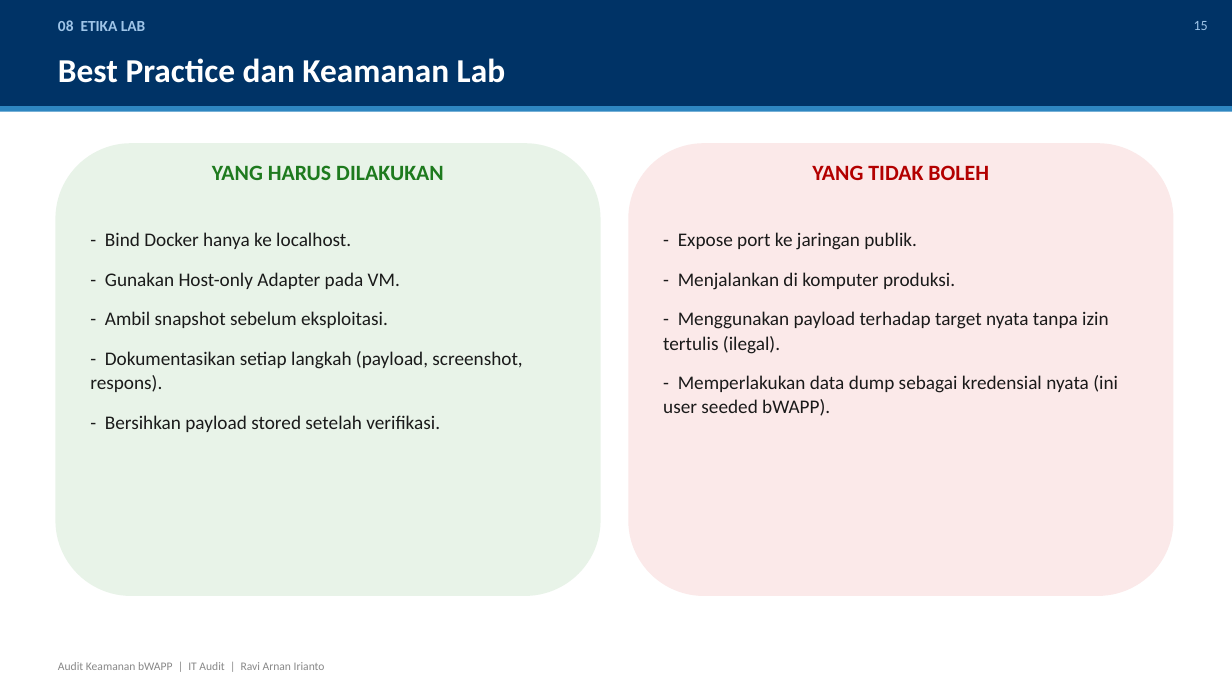
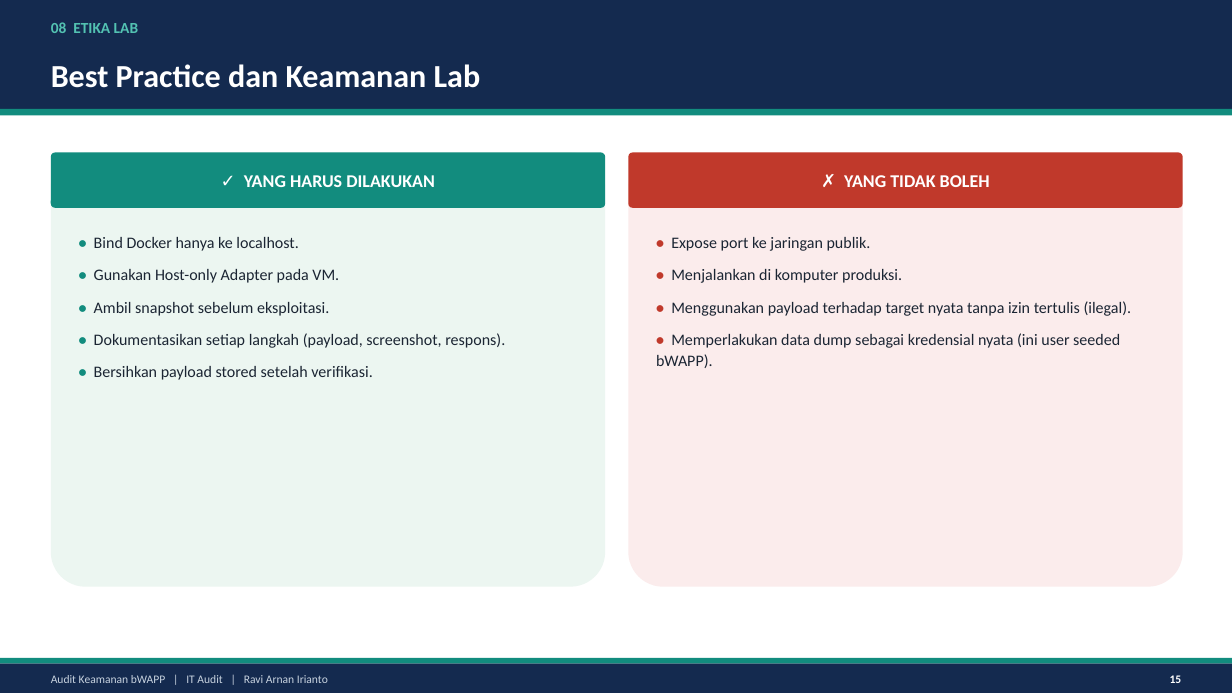
Before and after one commit to ravi-arnan/it-audit-bwapp, a slide deck: slide 15 of doc/presentasi_audit_bwapp.pptx. Drawn at 1232x693 pixels with LibreOffice and Linux fonts; fonts in the diff are those of the drawing. Boxes give left, top, right and bottom in pixels: in the first picture for what was removed or moved away, otherwise in the second. Text is boxed around its words. In the diff, an @@ line names an element or a change of style, - is before the commit and + after.

```diff
--- a/doc/presentasi_audit_bwapp.pptx
+++ b/doc/presentasi_audit_bwapp.pptx
@@ rectangle at [0, 0, 1232, 109]: fill #003366 to #142A4F @@
@@ text "08 ETIKA LAB" at [51, 22, 138, 33]: text colour #9FC5E8 to #53C2B2; less space between paragraphs @@
@@ text "Best Practice dan Keamanan Lab": place and size @@
-text "Best Practice dan Keamanan Lab" at [58, 58, 505, 83]
+text "Best Practice dan Keamanan Lab" at [51, 64, 481, 88]
@@ text "Best Practice dan Keamanan Lab" at [51, 64, 481, 88]: size 26 to 25 pt; less space between paragraphs @@
@@ rectangle: place and size @@
-rectangle at [0, 106, 1232, 112]
+rectangle at [0, 109, 1232, 116]
@@ rectangle at [0, 109, 1232, 116]: fill #2E86C1 to #128C7E @@
@@ rounded rectangle removed at [55, 143, 601, 596] @@
@@ text "✓ YANG HARUS DILAKUKAN" at [244, 175, 435, 187]: vertical alignment top to middle @@
@@ rounded rectangle: place and size @@
-rounded rectangle at [628, 143, 1174, 596]
+rounded rectangle at [51, 152, 605, 587]
@@ rounded rectangle at [51, 152, 605, 587]: fill #FBE9E9 to #ECF6F1; proportions changed @@
@@ rounded rectangle added at [51, 152, 605, 208], fill #128C7E @@
@@ text at [244, 175, 435, 187]: text changed; size 17 to 14 pt; text colour #1E7A1E to #FFFFFF @@
-YANG HARUS DILAKUKAN
+✓ YANG HARUS DILAKUKAN
@@ text "✗ YANG TIDAK BOLEH" at [844, 175, 990, 187]: vertical alignment top to middle @@
@@ rounded rectangle added at [628, 152, 1183, 587], fill #FBECEC @@
@@ rounded rectangle added at [628, 152, 1183, 208], fill #C0392B @@
@@ text at [844, 175, 990, 187]: text changed; size 17 to 14 pt; text colour #B30000 to #FFFFFF @@
-YANG TIDAK BOLEH
+✗ YANG TIDAK BOLEH
@@ text at [94, 237, 505, 380]: text changed; size 15 to 12.5 pt; text colour #1A1A1A to #1B2533 @@
-- Bind Docker hanya ke localhost.
-- Gunakan Host-only Adapter pada VM.
-- Ambil snapshot sebelum eksploitasi.
-- Dokumentasikan setiap langkah (payload, screenshot, respons).
-- Bersihkan payload stored setelah verifikasi.
+• Bind Docker hanya ke localhost.
+• Gunakan Host-only Adapter pada VM.
+• Ambil snapshot sebelum eksploitasi.
+• Dokumentasikan setiap langkah (payload, screenshot, respons).
+• Bersihkan payload stored setelah verifikasi.
@@ text at [656, 237, 1132, 368]: text changed; size 15 to 12.5 pt; text colour #1A1A1A to #1B2533 @@
-- Expose port ke jaringan publik.
-- Menjalankan di komputer produksi.
-- Menggunakan payload terhadap target nyata tanpa izin tertulis (ilegal).
-- Memperlakukan data dump sebagai kredensial nyata (ini user seeded bWAPP).
+• Expose port ke jaringan publik.
+• Menjalankan di komputer produksi.
+• Menggunakan payload terhadap target nyata tanpa izin tertulis (ilegal).
+• Memperlakukan data dump sebagai kredensial nyata (ini user seeded bWAPP).
@@ rectangle added at [0, 658, 1232, 664], fill #128C7E @@
@@ rectangle added at [0, 664, 1232, 693], fill #142A4F @@
@@ text "Audit Keamanan bWAPP | IT ...": place and size @@
-text "Audit Keamanan bWAPP | IT ..." at [58, 662, 325, 670]
+text "Audit Keamanan bWAPP | IT ..." at [51, 675, 328, 683]
@@ text "Audit Keamanan bWAPP | IT ..." at [51, 675, 328, 683]: text colour #888888 to #C7D2DF; less space between paragraphs; vertical alignment top to middle @@
@@ text "15": place and size @@
-text "15" at [1194, 21, 1208, 30]
+text "15" at [1170, 675, 1182, 683]
@@ text "15" at [1170, 675, 1182, 683]: size 11 to 9 pt, text colour #9FC5E8 to #FFFFFF, bold on; less space between paragraphs; vertical alignment top to middle @@
```
Also in this commit, not shown: 16 other slides changed, 2 other files.
